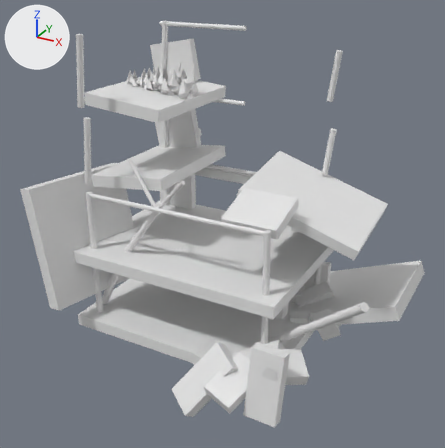
The Blender file assets/3d/dungeons/b3_industrial_candidates/native_ruinedBuilding/sources/f3_native_ruinedBuilding.blend, before and after one commit.
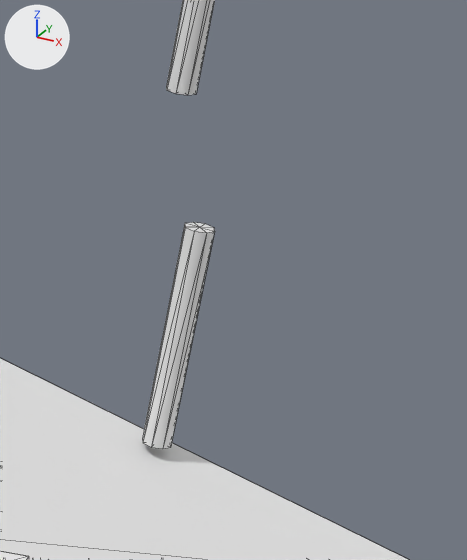
The first picture shows the older version from a 50 mm camera at (5.86, -10.07, 7.27) aimed at (0.47, -0.28, 2.37). The close-ups show the older and then the newer version on the part from 66% to 88% of the width and 18% to 44% of the height of that picture. Only the edits that show in the close-ups are written down. The lights are fixed; the arrows at upper left show +X, +Y and +Z. The close-ups show mesh edges as thin lines. Materials are left out; every surface is plain grey.

The first close-up shows 'f3_oxidized_iron_surface', 'f3_weathered_concrete_surface'.
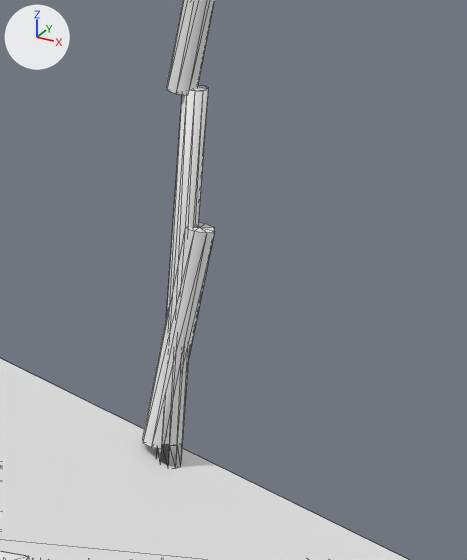
Boxes (x1, y1, x2, y2) around the edits, measured in the close-ups (467 x 560 px):
'f3_oxidized_iron_surface', reshaped: before (142, 0, 215, 449); after (142, 0, 215, 467)
part 1 of me_mesh_1_001, added: after (157, 443, 183, 467)
part 2 of me_mesh_1_001, added: after (157, 85, 209, 467)

The change, as a diff of the scene's bpy script:
```diff
--- a/assets/3d/dungeons/b3_industrial_candidates/native_ruinedBuilding/sources/f3_native_ruinedBuilding.blend.py
+++ b/assets/3d/dungeons/b3_industrial_candidates/native_ruinedBuilding/sources/f3_native_ruinedBuilding.blend.py
@@ me_mesh_1_001 @@
 # used by ob_f3_oxidized_iron_surface; parent = ob_f3_native_ruinedbuilding; location = (-1.935, 1.36, 0.8)
-me_mesh_1_001.from_pydata(...)  # 1452 vertices, 976 faces; spans x -0.24..5.86, y -3.47..0.18, z -0.88..5.16
+me_mesh_1_001.from_pydata(...)  # 1812 vertices, 1624 faces; spans x -0.24..5.86, y -3.47..0.18, z -0.88..5.16
+# me_mesh_1_001 part 1: a new loose piece, a 10-sided cylinder along z spanning x 3.88..3.98, y -0.05..0.05, z 2.26..2.37
+# me_mesh_1_001 part 2: a new loose piece, a 10-sided cylinder along z spanning x 3.88..3.98, y -0.05..0.05, z 2.26..3.87
+# other edits to the shape of me_mesh_1_001 do not show in these pictures
```
